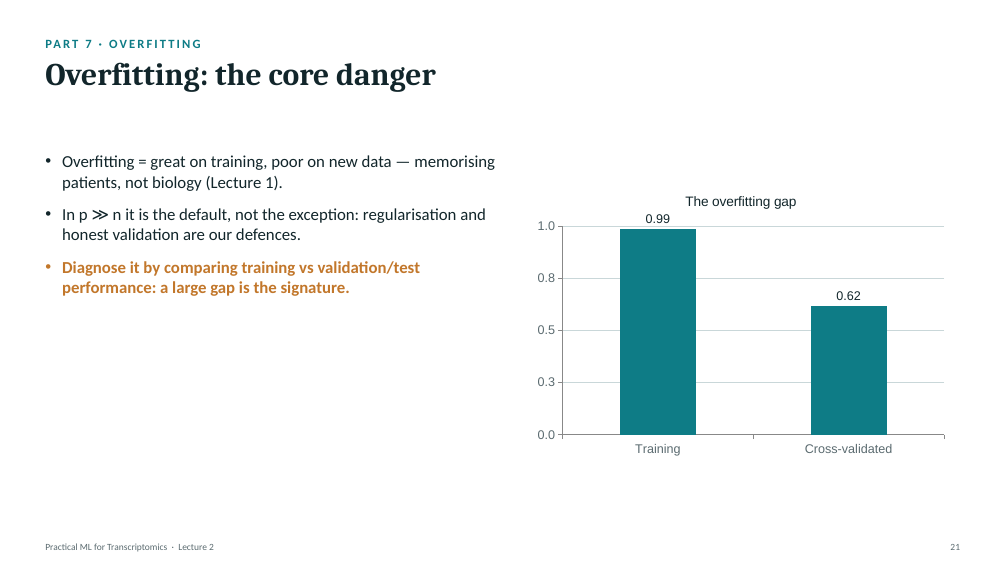
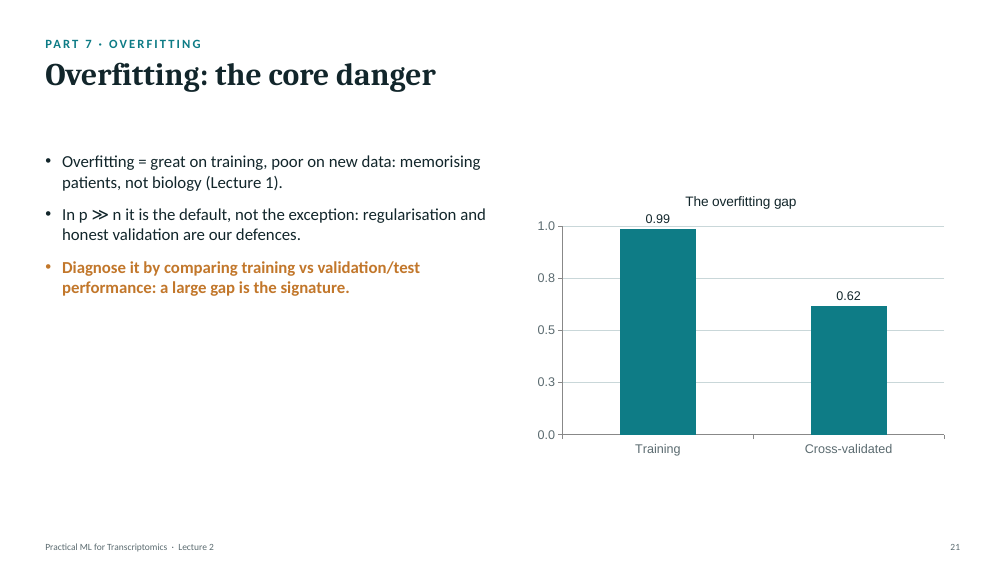
Before and after one commit to zhanyinx/ml26, a slide deck: slide 21 of lessons/lesson02_baseline_model/theory/slides/Lecture2 - Building the First Predictive Model.pptx. Drawn at 1008x567 pixels with LibreOffice and Linux fonts; fonts in the diff are those of the drawing. Boxes give left, top, right and bottom in pixels: in the first picture for what was removed or moved away, otherwise in the second. Text is boxed around its words. In the diff, an @@ line names an element or a change of style, - is before the commit and + after.

```diff
--- a/lessons/lesson02_baseline_model/theory/slides/Lecture2 - Building the First Predictive Model.pptx
+++ b/lessons/lesson02_baseline_model/theory/slides/Lecture2 - Building the First Predictive Model.pptx
@@ text at (62,155,481,191): text changed @@
-• Overfitting = great on training, poor on new data — memorising patients, not biology (Lecture 1).
+• Overfitting = great on training, poor on new data: memorising patients, not biology (Lecture 1).
```
Also in this commit, not shown: 10 other slides changed.
